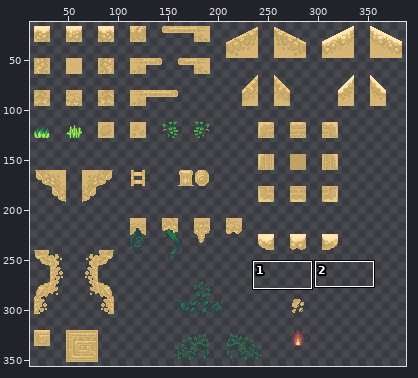
Two states of a sprite sheet, RCG_UnityProject/Assets/Art/Environment/tileset-sliced.png. The picture above shows the old version from afar; the outline marks the close-up.
Close-up. First the earlier version:
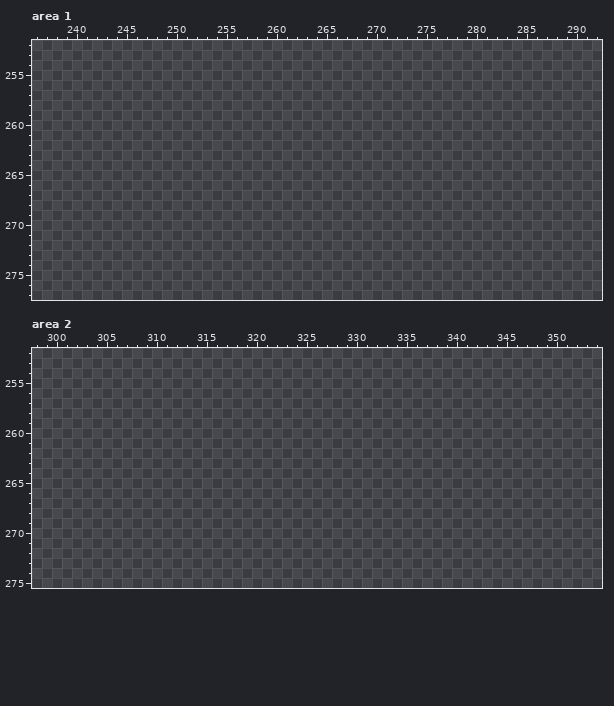
The file is 400x368 pixels. Colours within 5 levels of each other are drawn and written as one. Shown: area 1: x 236..292, y 252..277; area 2: x 298..354, y 252..275. The wide view leaves out empty margins.
Palette (. is transparent): 
And afterwards:
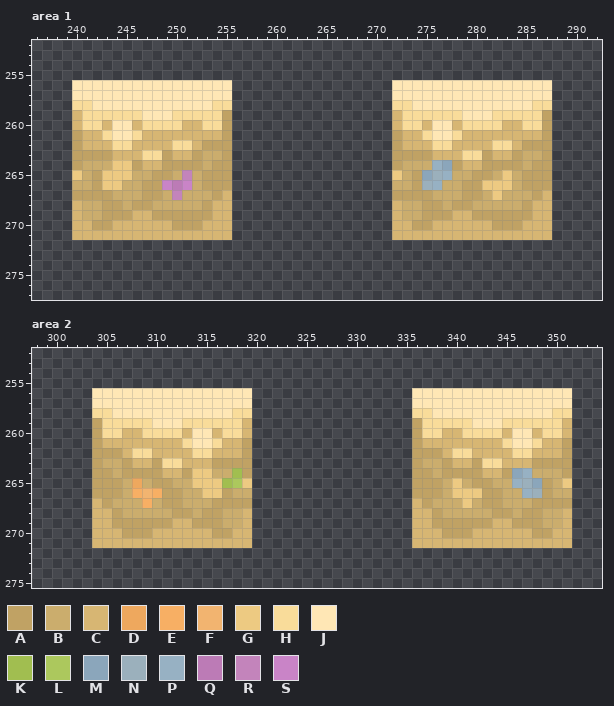
Colours new in this view: A #c0a264  B #cbad6d  C #d7b673  D #eea85e  E #f7af64  F #f2b470  G #edca82  H #f9dc9a  J #ffe7b5  K #a1be50  L #acc85d  M #8ba6bb  N #9bb0bc  P #97b1c3  Q #bc7bb6  R #c384bb  S #c984c7
What changed:
Changed rows in their new state; - is an unchanged pixel.
Area 1:
first column x 240:
256 JJJJJJJJJJJJJJJJ----------------JJJJJJJJJJJJJJJJ
257 JJJJJJJJJJJJJJJJ----------------JJJJJJJJJJJJJJJJ
258 HHJJJJJJJJJJJJHH----------------HHJJJJJJJJJJJJHH
259 CHHHHHHJJJHHHHHA----------------CHHHHHHJJJHHHHHA
260 CHHCJJCHHHHCCHHA----------------CHHCJJCHHHHCCHHA
261 ACCHJJHCCCCCCCCA----------------ACCHJJHCCCCCCCCA
262 ACCCHHCCCCHHCAAA----------------ACCCHHCCCCHHCAAA
263 AAAACCCHHACCABBA----------------AAAACCCHHACCABBA
264 ABBBGGACCAAAABAA----------------ABBBPMACCAAAABAA
265 GBAGGGBBAABRBAAA----------------GBAMNPBBAABGBAAA
266 BBAGGBBAASQSBAAA----------------BBANPBBAAGGGBAAA
267 AAAABBBAABRBBBAC----------------AAAABBBAABGBBBAC
268 CBBAABAABBBBBACC----------------CBBAABAABBBBBACC
269 CBBAAACCAAAAAACC----------------CBBAAACCAAAAAACC
270 CCAACCCCCCAAACCC----------------CCAACCCCCCAAACCC
271 CCCCCCCCCCCCCCCC----------------CCCCCCCCCCCCCCCC
Area 2:
first column x 304:
256 JJJJJJJJJJJJJJJJ----------------JJJJJJJJJJJJJJJJ
257 JJJJJJJJJJJJJJJJ----------------JJJJJJJJJJJJJJJJ
258 HHJJJJJJJJJJJJHH----------------HHJJJJJJJJJJJJHH
259 AHHHHHJJJHHHHHHC----------------AHHHHHJJJHHHHHHC
260 AHHCCHHHHCJJCHHC----------------AHHCCHHHHCJJCHHC
261 ACCCCCCCCHJJHCCA----------------ACCCCCCCCHJJHCCA
262 AAACHHCCCCHHCCCA----------------AAACHHCCCCHHCCCA
263 ABBACCAHHCCCAAAA----------------ABBACCAHHCCCAAAA
264 AABAAAACCAGGBBKA----------------AABAAAACCAMPBBBA
265 AAABDBAABBGGGKLG----------------AAABGBAABBPNMABG
266 AAABEFEAABBGGABB----------------AAABGGGAABBPNABB
267 CABBBEBAABBBAAAA----------------CABBBGBAABBBAAAA
268 CCABBBBBAABAABBC----------------CCABBBBBAABAABBC
269 CCAAAAAACCAAABBC----------------CCAAAAAACCAAABBC
270 CCCAAACCCCCCAACC----------------CCCAAACCCCCCAACC
271 CCCCCCCCCCCCCCCC----------------CCCCCCCCCCCCCCCC
Pixel boxes of the changes (left, top, right, bottom) in both close-ups:
added: (72, 80, 232, 240)
added: (392, 80, 552, 240)
added: (92, 388, 252, 548)
added: (412, 388, 572, 548)
